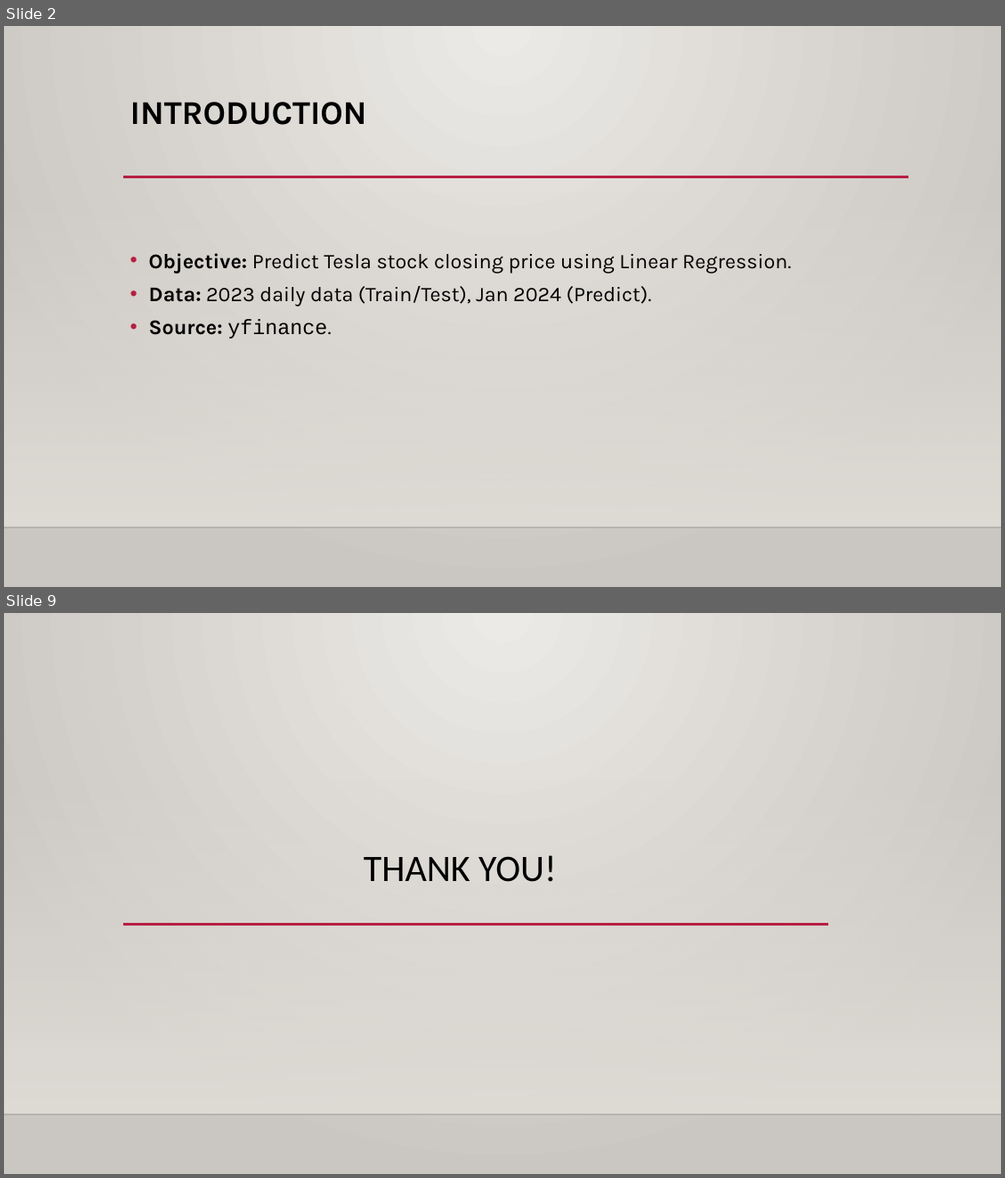
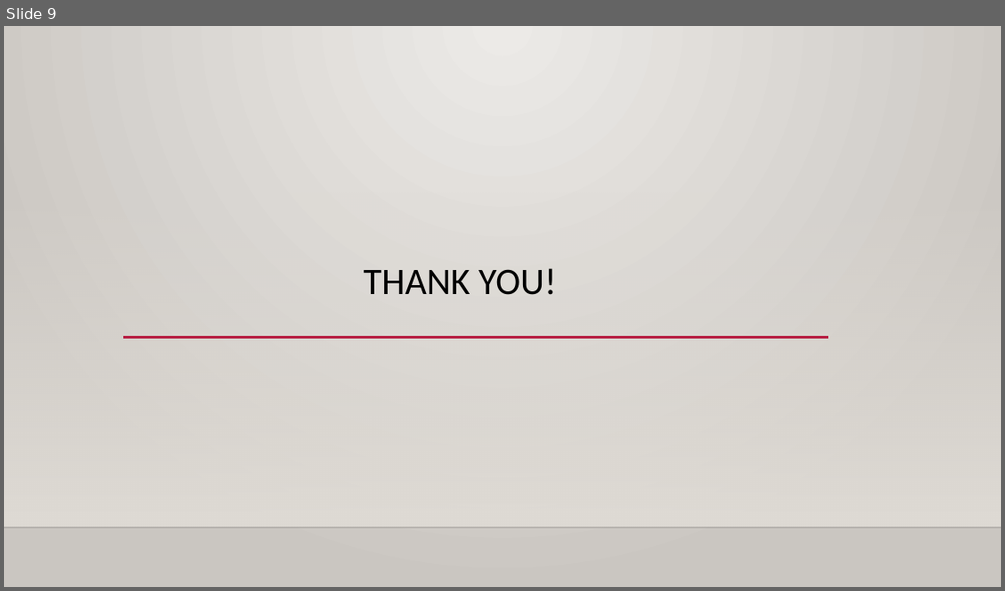
Before and after one commit to Tamilarasee/Healthcare-Cost-Prediction, a slide deck: Healthcare Cost Price Prediction.pptx. Shown one above the other, each under a label of ours: slides 2 and 9 before the commit, slide 9 after it; the slides between them are not shown. The pictures are 1005x1178 and 1005x591 pixels, drawn with LibreOffice and Linux fonts; fonts in the diff are those of the drawing; background and template pictures are left out. Boxes give left, top, right and bottom in pixels: in the first picture for what was removed or moved away, otherwise in the second. Text is boxed around its words. In the diff, an @@ line names an element or a change of style, - is before the commit and + after.

```diff
--- a/Healthcare Cost Price Prediction.pptx
+++ b/Healthcare Cost Price Prediction.pptx
@@ slide 2 removed at [4,26,1001,587], background gradient #ECEAE7 to #CAC7C1; not listed: 2 template elements that a slide beside it also shows @@
@@ title removed at [130,102,367,125] @@
-INTRODUCTION
@@ line removed from (123, 177) to (909, 177) @@
@@ text removed at [149,253,791,338] @@
-• Objective: Predict Tesla stock closing price using Linear Regression.
-• Data: 2023 daily data (Train/Test), Jan 2024 (Predict).
-• Source: yfinance.
```
Also in this commit, not shown: 4 slides changed, 4 slides added, 3 other slides removed, 13 other files.
